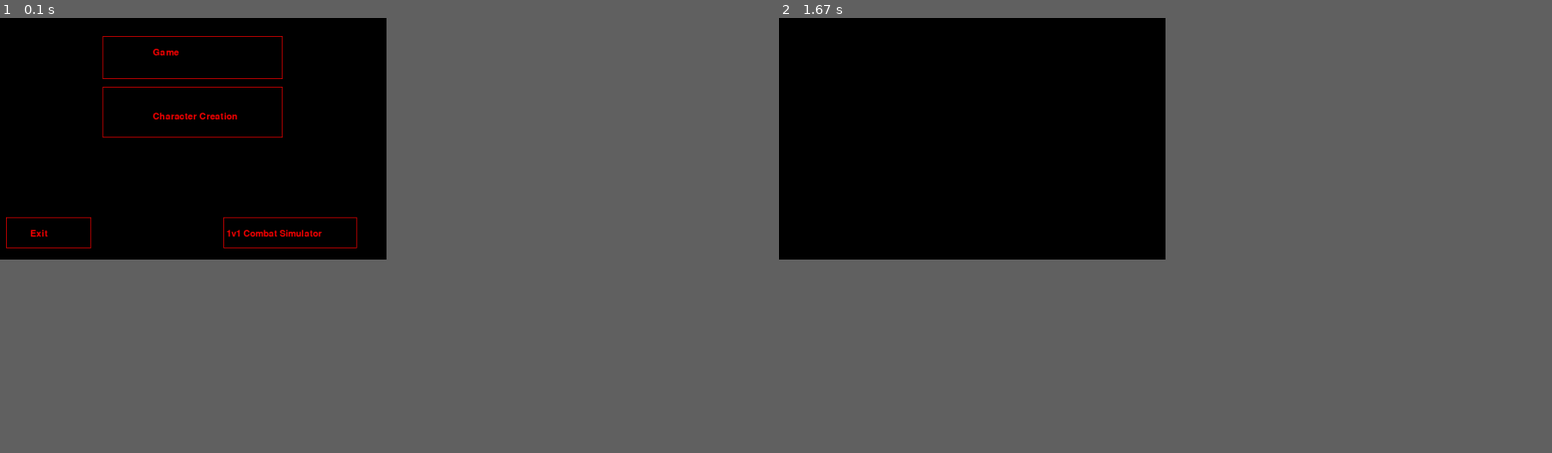
Above: before the commit, frames 1-2 (left to right).
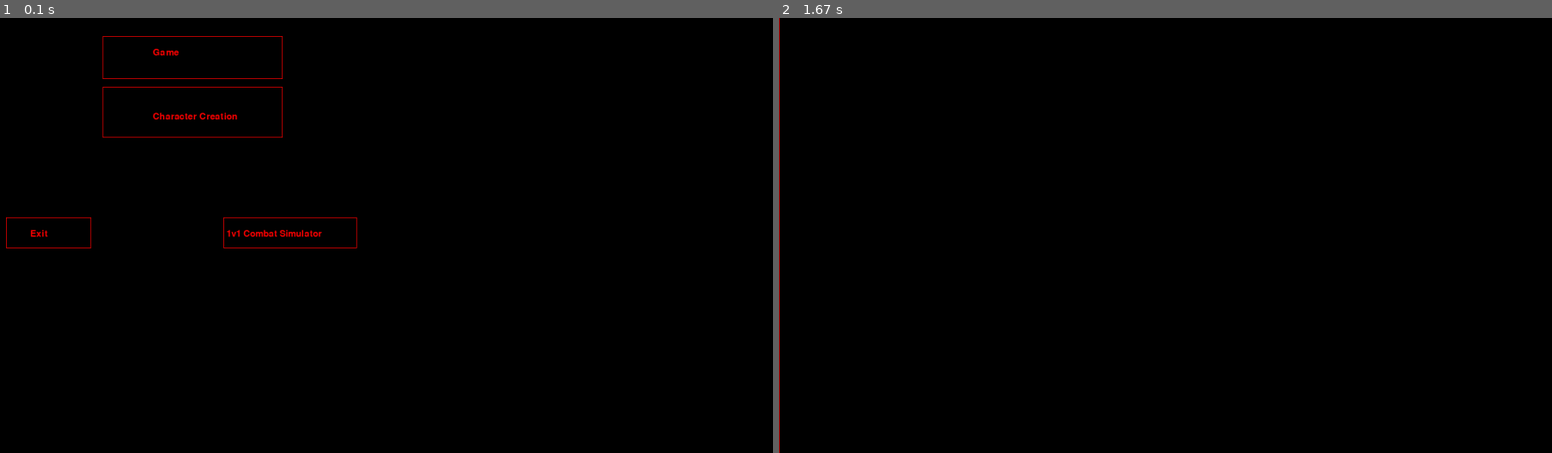
Above: after the commit, the same moments.

Repository: bbzylstra/dndgame
Game: pygame game, started from branches/open_screen.py
The game is run twice, just before and just after one commit, with the same random seed, the same clock (stepped at 60 frames per second) and the same inputs. The source is Python 2; it was converted automatically to run under Python 3.
Inputs:
- Up to frame 1 (0.1 s): no input
- Up to frame 2 (1.67 s): click "Game" at 0.38 s
The window is 450x281 before the commit and 900x506 after it. Grey fills any space a smaller window leaves; there, only what the larger window draws over its background counts as a difference.

The runs differ from the first frame. In frame 1, less than 0.1% of the frame differs, in the area x 4-41%, y 48-51%; in frame 2, 0.1%, in the area x 0-1%, y 0-100%.

Commit message:
Dynamic Screen size

Diff:
--- a/branches/open_screen.py
+++ b/branches/open_screen.py
@@ -2,9 +2,11 @@
 import ctypes
 import pygame,sys,os
 user32 = ctypes.windll.user32
+import ctypes
+user32 = ctypes.windll.user32
 screensize = user32.GetSystemMetrics(0), user32.GetSystemMetrics(1)
 pygame.init()
-screen=pygame.display.set_mode((640,400),pygame.FULLSCREEN)
+screen=pygame.display.set_mode((screensize),pygame.FULLSCREEN)
 running =1
 bgcolor = 0, 0, 0
 LEFT=1
@@ -16,8 +18,11 @@
     print 'Entered drawScreen'
     if game == True:
         while True:
+            x=0
+            y=0
             event = pygame.event.poll()
             screen.fill((bgcolor))
+            pygame.draw.line(screen,(255,0,0),(0,0),(0,720),1)
             pygame.display.update()
             if event.type == pygame.KEYDOWN:
                 if event.key == pygame.K_ESCAPE:
